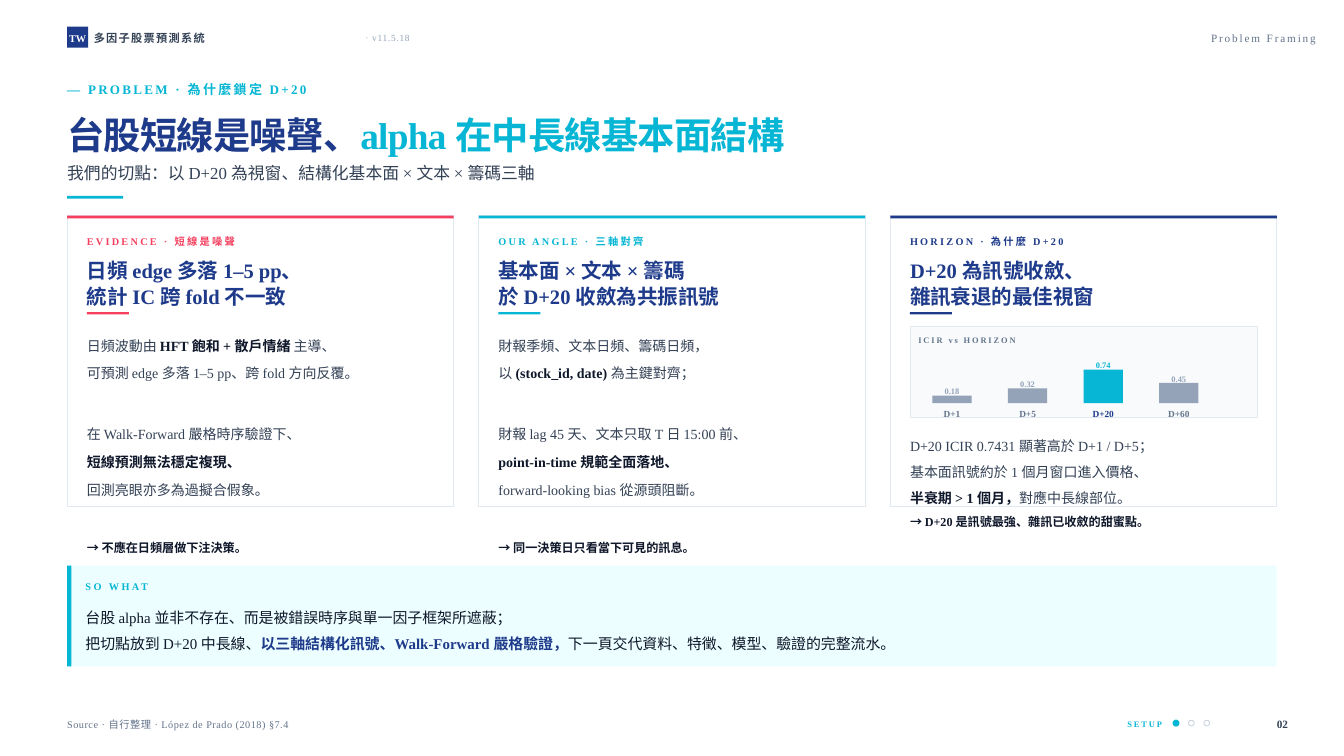
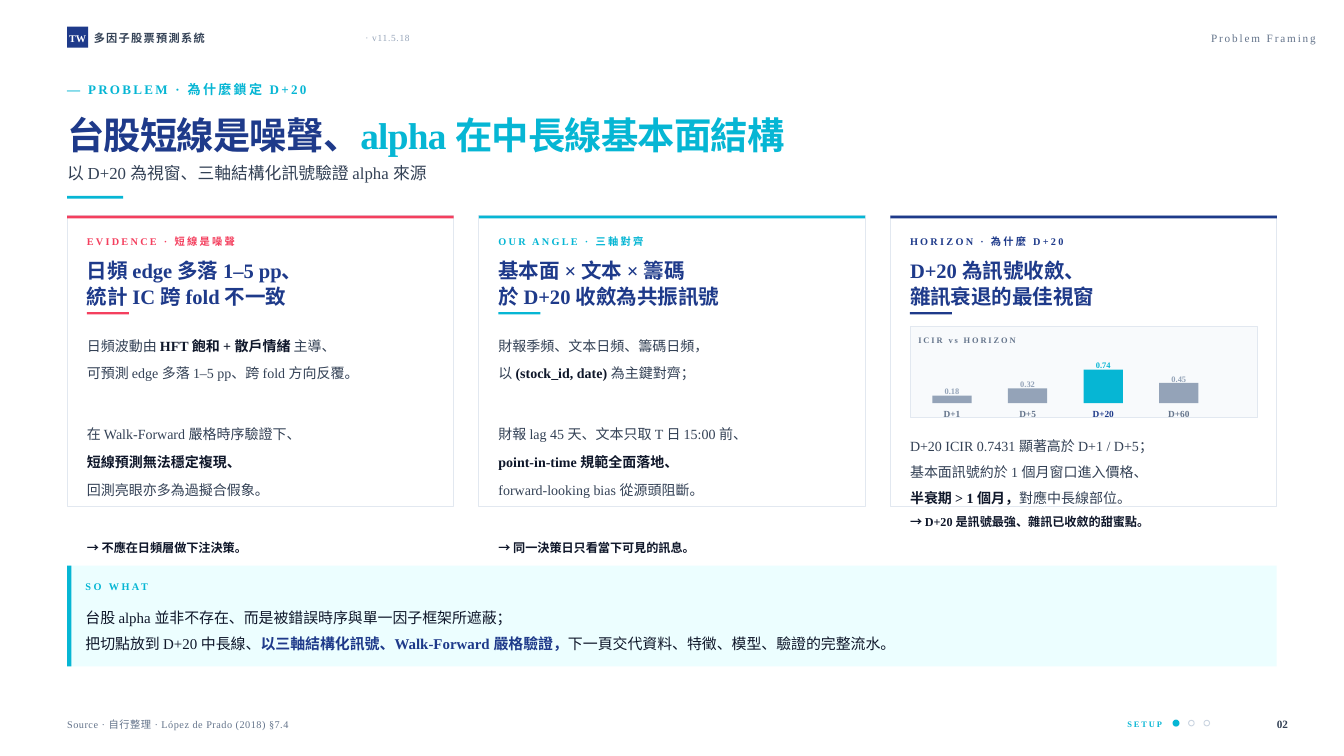
Before and after one commit to andychen050229-cell/taiwan-stock-multifactor, a slide deck: slide 2 of 台股多因子預測系統_v11.5.18_課堂簡報.pptx. Drawn at 1344x756 pixels with LibreOffice and Linux fonts; fonts in the diff are those of the drawing. Boxes give left, top, right and bottom in pixels: in the first picture for what was removed or moved away, otherwise in the second. Text is boxed around its words. In the diff, an @@ line names an element or a change of style, - is before the commit and + after.

```diff
--- a/台股多因子預測系統_v11.5.18_課堂簡報.pptx
+++ b/台股多因子預測系統_v11.5.18_課堂簡報.pptx
@@ text at (67,117,785,183): text changed @@
-台股短線是噪聲、alpha 在中長線基本面結構
-我們的切點：以 D+20 為視窗、結構化基本面 × 文本 × 籌碼三軸
+台股短線是噪聲、alpha 在中長線基本面結構
+以 D+20 為視窗、三軸結構化訊號驗證 alpha 來源
```
Also in this commit, not shown: 6 other slides changed, 9 other files.
